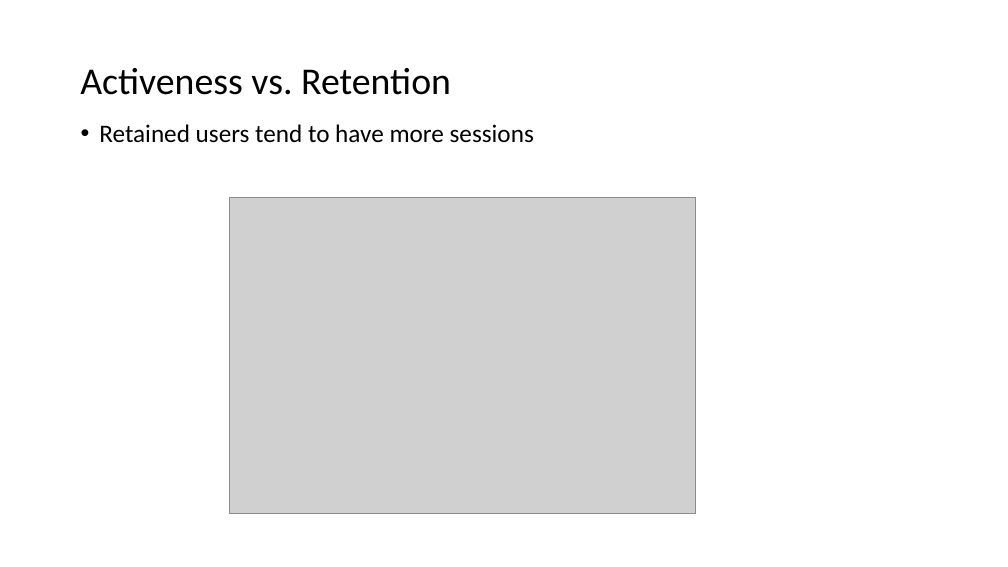
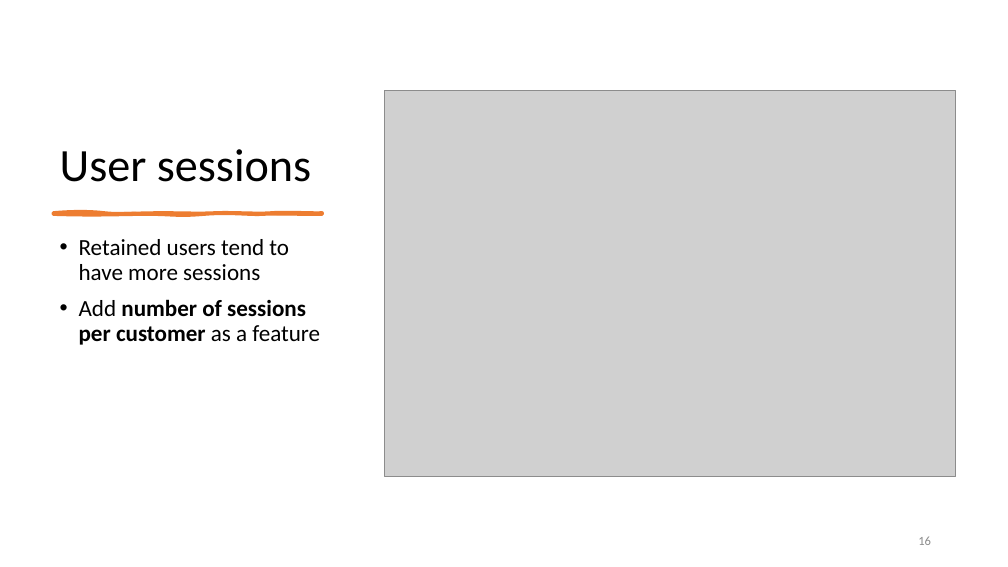
Before and after one commit to yz-joy/user-retention, a slide deck: slide 17 of CustomerRetentionPrediction.pptx (slide 12 before the commit). Drawn at 1008x567 pixels with LibreOffice and Linux fonts; fonts in the diff are those of the drawing; grey boxes stand for pictures. Boxes give left, top, right and bottom in pixels: in the first picture for what was removed or moved away, otherwise in the second. Text is boxed around its words. In the diff, an @@ line names an element or a change of style, - is before the commit and + after.

```diff
--- a/CustomerRetentionPrediction.pptx
+++ b/CustomerRetentionPrediction.pptx
@@ text "User sessions" at bbox=[60, 149, 311, 182]: vertical alignment top to bottom @@
@@ picture: place and size @@
-picture at bbox=[229, 198, 696, 514]
+picture at bbox=[385, 90, 956, 476]
@@ text at bbox=[60, 149, 311, 182]: text changed; size 36 to 44 pt @@
-Activeness vs. Retention
+User sessions
@@ text "Retained users tend to have ...": place and size @@
-text "Retained users tend to have ..." at bbox=[99, 124, 534, 143]
+text "Retained users tend to have ..." at bbox=[79, 239, 320, 345]
@@ text "Retained users tend to have ..." at bbox=[79, 239, 320, 345]: vertical alignment middle to top @@
@@ freeform shape added at bbox=[53, 212, 322, 214], fill #ED7D31, outline #ED7D31 3 pt @@
@@ text at bbox=[79, 239, 289, 280]: size 24 to 22 pt in "Retained users tend to have more sessions" @@
@@ text at bbox=[79, 299, 320, 345]: paragraph added @@
+• Add number of sessions per customer as a feature
@@ page number added at bbox=[918, 536, 931, 545], 12 pt, text #8C8C8C @@
+16
```
Also in this commit, not shown: 29 other slides changed, 11 slides added, 1 slide removed, 11 other files.
